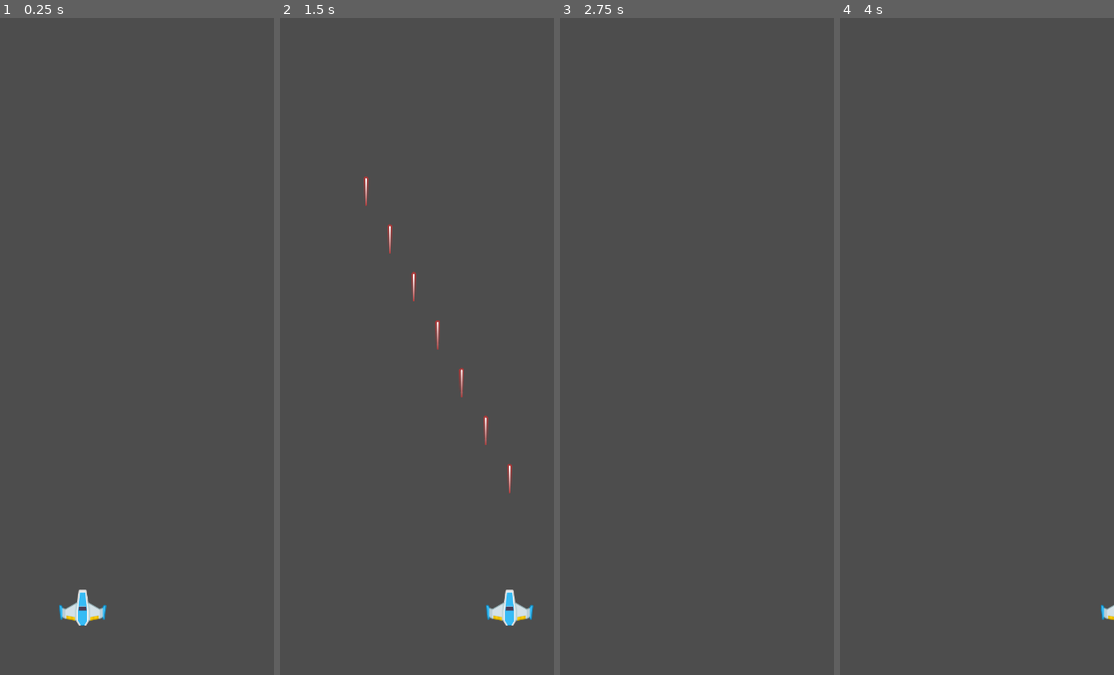
Above: before the commit, frames 1-4 (left to right).
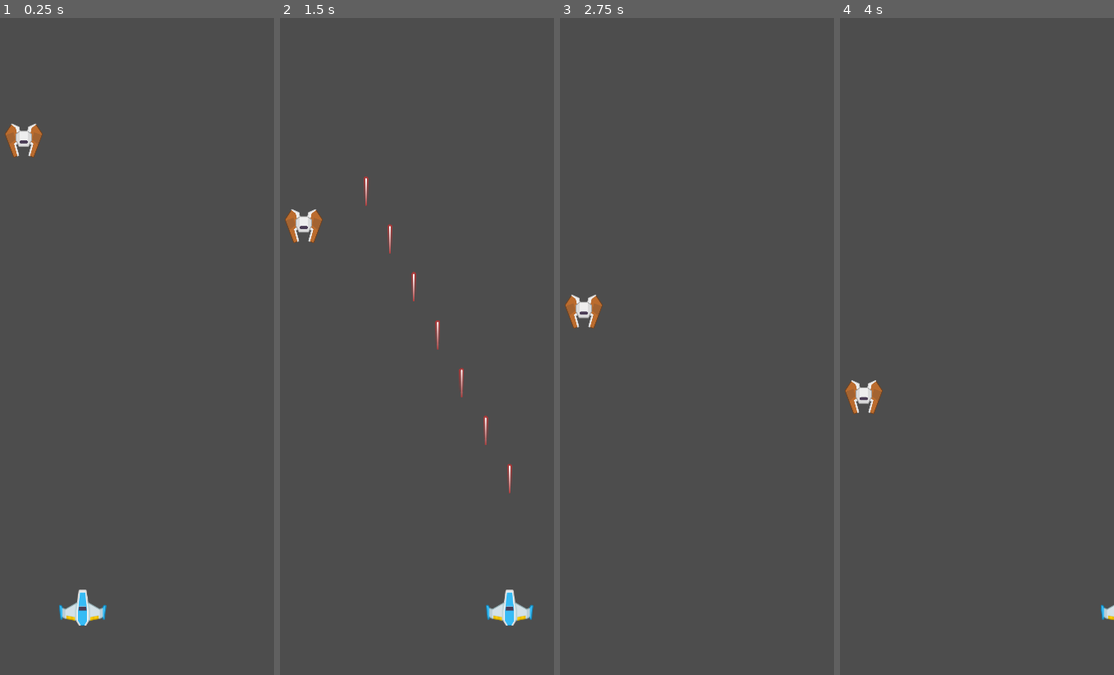
Above: after the commit, the same moments.

Repository: npbandeira/space_shooter
Game: Godot game, scene res://scenes/game.tscn
Two runs of this game, one before a commit and one after it. Both use one fixed random seed, a clock stepped at 60 frames per second and the inputs below.
Inputs (mouse positions are in pixels of both pictures, inside the frame that each line leads up to):
- Up to frame 1 (0.25 s): no input
- Up to frame 2 (1.5 s): tap Enter at 0.5 s; move the mouse to (449, 313) at 0.52 s; hold D (move_right) 0.53-1.25 s; hold Space (shoot) 0.53-1.25 s; click (449, 313) at 0.67 s; drag from (296, 379) to (364, 287) at 1.27 s
- Up to frame 3 (2.75 s): move the mouse to (686, 201) at 2.02 s; hold D (move_right) from 2.03 s (still down); tap U at 2.1 s
- Up to frame 4 (4 s): release D (move_right) at 2.75 s; drag from (911, 477) to (outside the picture) at 2.77 s; move the mouse to (1040, 445) at 3.52 s; hold A (move_left) from 3.53 s (still down); tap Tab at 3.6 s

The runs differ from the first frame. In frame 1, 0.4% of the frame differs, in the area x 1-16%, y 16-22%; in frame 2, 0.4%; in frame 3, 0.4%, in the area x 1-16%, y 42-48%; in frame 4, 0.4%.

Commit message:
feature: add enemy entity

Diff:
--- a/project.godot
+++ b/project.godot
@@ -62,3 +62,9 @@
 "events": [Object(InputEventKey,"resource_local_to_scene":false,"resource_name":"","device":-1,"window_id":0,"alt_press …(191 unchanged characters)…
 ]
 }
+
+[layer_names]
+
+2d_physics/layer_1="player"
+2d_physics/layer_2="enemy"
+2d_physics/layer_3="lazer"
--- /dev/null
+++ b/scenes/enemy.tscn
@@ -0,0 +1,25 @@
+[gd_scene load_steps=4 format=3 uid="uid://4gp8acp70w67"]
+
+[ext_resource type="Texture2D" uid="uid://k7hu7fjfqxnu" path="res://assets/textures/Enemies/enemyRed1.png" id="1_4gdje"]
+[ext_resource type="Script" path="res://scripts/enemy.gd" id="1_k4ocx"]
+
+[sub_resource type="CircleShape2D" id="CircleShape2D_rreuf"]
+radius = 46.6964
+
+[node name="Enemy" type="Area2D"]
+scale = Vector2(0.6, 0.6)
+collision_layer = 2
+collision_mask = 5
+script = ExtResource("1_k4ocx")
+
+[node name="Sprite2D" type="Sprite2D" parent="."]
+texture = ExtResource("1_4gdje")
+
+[node name="CollisionShape2D" type="CollisionShape2D" parent="."]
+shape = SubResource("CircleShape2D_rreuf")
+
+[node name="VisibleOnScreenNotifier2D" type="VisibleOnScreenNotifier2D" parent="."]
+position = Vector2(0, -60)
+
+[connection signal="body_entered" from="." to="." method="_on_body_entered"]
+[connection signal="screen_exited" from="VisibleOnScreenNotifier2D" to="." method="_on_visible_on_screen_notifier_2d_screen_exited"]
--- a/scenes/game.tscn
+++ b/scenes/game.tscn
@@ -1,7 +1,8 @@
-[gd_scene load_steps=3 format=3 uid="uid://1t1wpaubamyc"]
+[gd_scene load_steps=4 format=3 uid="uid://1t1wpaubamyc"]
 
 [ext_resource type="Script" path="res://scripts/game.gd" id="1_l5q4r"]
 [ext_resource type="PackedScene" uid="uid://bt7yjm01ga12l" path="res://scenes/player.tscn" id="2_lwswb"]
+[ext_resource type="PackedScene" uid="uid://4gp8acp70w67" path="res://scenes/enemy.tscn" id="3_ym6jo"]
 
 [node name="Game" type="Node2D" node_paths=PackedStringArray("player")]
 script = ExtResource("1_l5q4r")
@@ -15,4 +16,7 @@
 
 [node name="LaserContainer" type="Node2D" parent="."]
 
+[node name="Enemy" parent="." instance=ExtResource("3_ym6jo")]
+position = Vector2(174, 154)
+
 [connection signal="laser_shot" from="Player" to="." method="_on_player_laser_shot"]
--- a/scenes/lazer.tscn
+++ b/scenes/lazer.tscn
@@ -8,6 +8,8 @@
 height = 42.0
 
 [node name="Lazer" type="Area2D"]
+collision_layer = 4
+collision_mask = 2
 script = ExtResource("1_50nkq")
 
 [node name="Sprite2D" type="Sprite2D" parent="."]
@@ -19,8 +21,9 @@
 position = Vector2(0, -21)
 shape = SubResource("CapsuleShape2D_wx106")
 
-[node name="VisibleOnScreenEnabler2D" type="VisibleOnScreenEnabler2D" parent="."]
-position = Vector2(0, 7)
-scale = Vector2(0.1, 0.1)
+[node name="VisibleOnScreenNotifier2D" type="VisibleOnScreenNotifier2D" parent="."]
+position = Vector2(0, 9)
+scale = Vector2(0.3, 0.3)
 
-[connection signal="screen_exited" from="VisibleOnScreenEnabler2D" to="." method="_on_visible_on_screen_enabler_2d_screen_exited"]
+[connection signal="area_entered" from="." to="." method="_on_area_entered"]
+[connection signal="screen_exited" from="VisibleOnScreenNotifier2D" to="." method="_on_visible_on_screen_notifier_2d_screen_exited"]
--- a/scenes/player.tscn
+++ b/scenes/player.tscn
@@ -4,6 +4,7 @@
 [ext_resource type="Script" path="res://scripts/player.gd" id="1_tcuq5"]
 
 [node name="Player" type="CharacterBody2D" groups=["player"]]
+collision_mask = 2
 motion_mode = 1
 script = ExtResource("1_tcuq5")
 
--- /dev/null
+++ b/scripts/enemy.gd
@@ -0,0 +1,19 @@
+class_name Enemy extends Area2D
+
+@export var speed: int  = 100
+
+func _physics_process(delta: float) -> void:
+	global_position.y += speed * delta
+
+func die():
+	queue_free()
+
+
+func _on_body_entered(body: Node2D) -> void:
+	if body is Player:
+		body.die()
+		die()
+
+
+func _on_visible_on_screen_notifier_2d_screen_exited() -> void:
+	queue_free()
--- a/scripts/lazer.gd
+++ b/scripts/lazer.gd
@@ -6,5 +6,11 @@
 	global_position.y += -speed * delta
 
 
-func _on_visible_on_screen_enabler_2d_screen_exited() -> void:
+func _on_visible_on_screen_notifier_2d_screen_exited() -> void:
 	queue_free() # Replace with function body.
+
+
+func _on_area_entered(area: Area2D) -> void:
+	if area is Enemy:
+		area.die()
+		queue_free()
--- a/scripts/player.gd
+++ b/scripts/player.gd
@@ -32,3 +32,6 @@
 
 func shoot() -> void:
 	laser_shot.emit(laser_scene, muzzle.global_position)
+
+func die():
+	queue_free()
